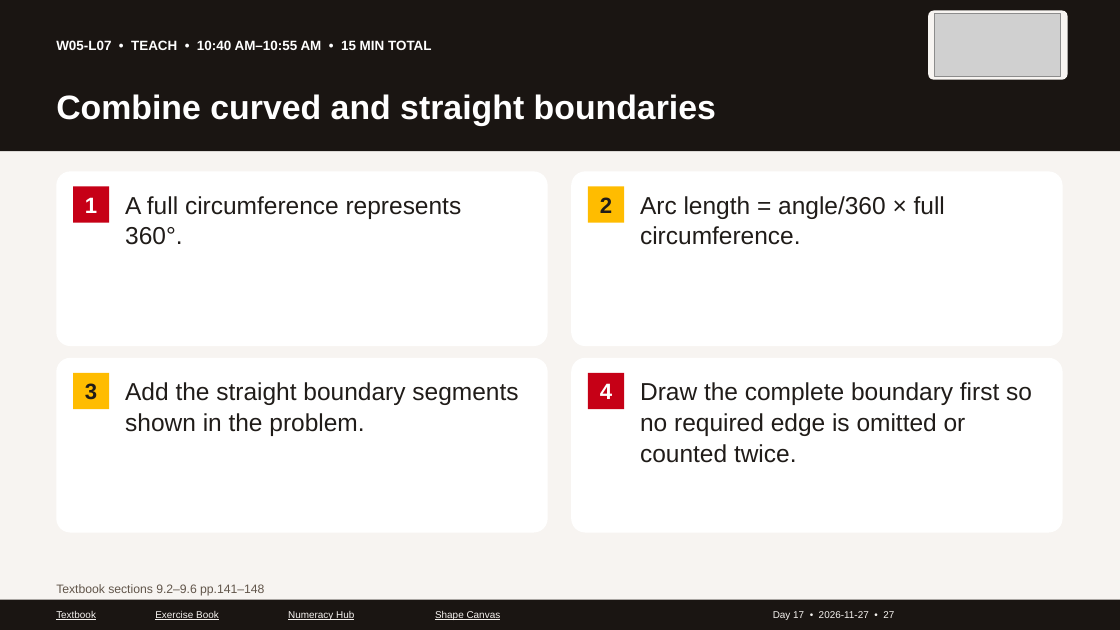
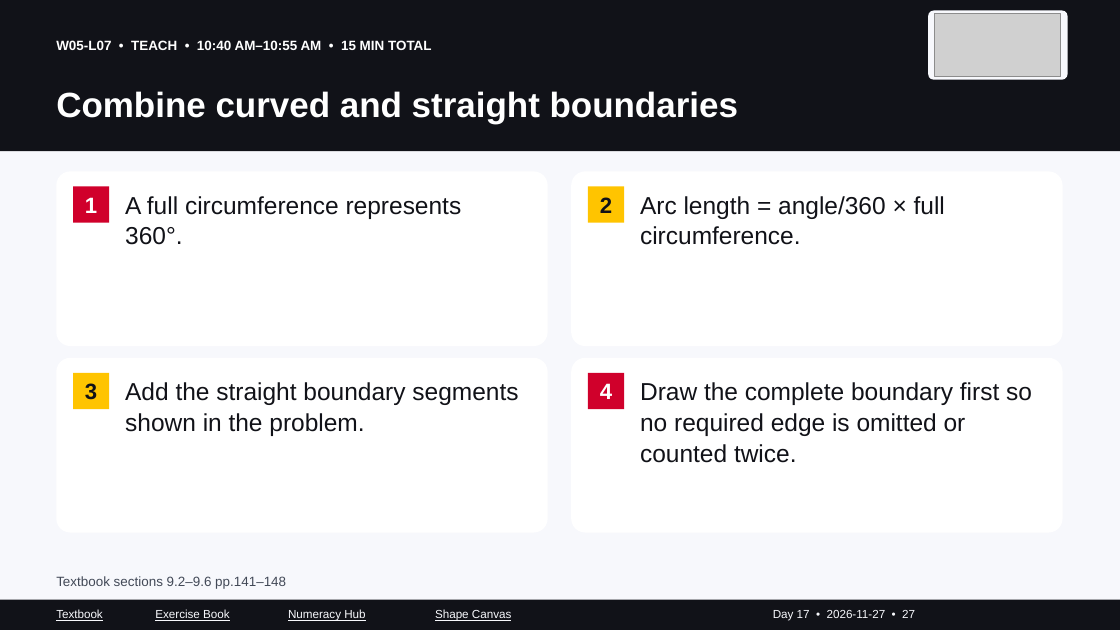
Before and after one commit to GOSTROGIS/access-trades-numeracy, a slide deck: slide 27 of carpentry/intake-141/PowerPoint/Day-17_2026-11-27_Week-5.pptx. Drawn at 1120x630 pixels with LibreOffice and Linux fonts; fonts in the diff are those of the drawing; grey boxes stand for pictures. Boxes give left, top, right and bottom in pixels: in the first picture for what was removed or moved away, otherwise in the second. Text is boxed around its words. In the diff, an @@ line names an element or a change of style, - is before the commit and + after.

Commit message:
Fix slide layout collisions and strengthen colour contrast

```diff
--- a/carpentry/intake-141/PowerPoint/Day-17_2026-11-27_Week-5.pptx
+++ b/carpentry/intake-141/PowerPoint/Day-17_2026-11-27_Week-5.pptx
@@ background #F7F4F1 to #F7F8FC @@
@@ rectangle at bbox=[0, 0, 1120, 151]: fill #1A1512 to #111218 @@
@@ text "Combine curved and straight boundaries" at bbox=[56, 91, 738, 124]: size 29 to 30 pt; less space between paragraphs @@
@@ rectangle "1" at bbox=[73, 187, 109, 223]: fill #C60016 to #D0002B @@
@@ rectangle "2" at bbox=[588, 187, 624, 223]: text colour #201C19 to #111218; fill #FFBC00 to #FFC400 @@
@@ rectangle "3" at bbox=[73, 373, 109, 409]: text colour #201C19 to #111218; fill #FFBC00 to #FFC400 @@
@@ rectangle "4" at bbox=[588, 373, 624, 409]: fill #C60016 to #D0002B @@
@@ text colour #201C19 to #111218; less space between paragraphs in 4 elements at bbox=[125, 196, 462, 245], bbox=[640, 196, 945, 245], bbox=[125, 382, 518, 436], bbox=[640, 382, 1032, 463] @@
@@ text "Textbook sections 9.2–9.6 pp.141–148": place and size @@
-text "Textbook sections 9.2–9.6 pp.141–148" at bbox=[56, 584, 264, 596]
+text "Textbook sections 9.2–9.6 pp.141–148" at bbox=[56, 576, 286, 589]
@@ text "Textbook sections 9.2–9.6 pp.141–148" at bbox=[56, 576, 286, 589]: size 10.5 to 11.5 pt, text colour #62564B to #424957; less space between paragraphs @@
@@ rectangle at bbox=[0, 600, 1120, 630]: fill #1A1512 to #111218 @@
@@ size 8.5 to 10 pt, text colour #F7F4F1 to #F7F8FC; less space between paragraphs in 5 elements at bbox=[773, 610, 915, 621], bbox=[288, 609, 365, 621], bbox=[435, 609, 511, 621], bbox=[155, 609, 230, 621], bbox=[56, 609, 103, 621] @@
```
Also in this commit, not shown: 42 other slides changed, 51 other files.
